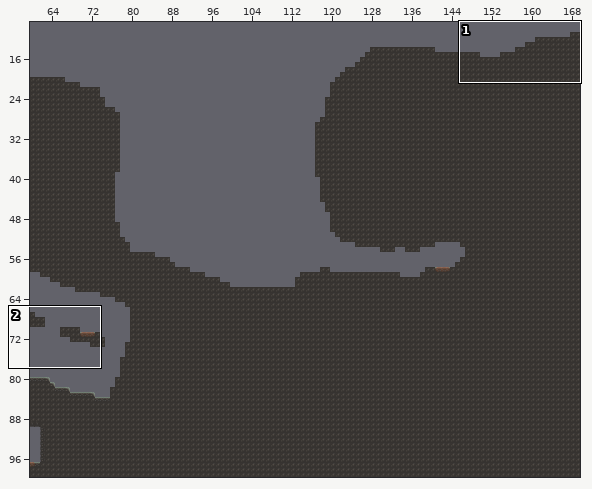
One commit to this Tiled map: Assets/Tilemaps/Doodles/final_levels/first_levers.tmx. The picture above shows the old version from afar; the outline marks the close-up.
Close-up. Earlier state:
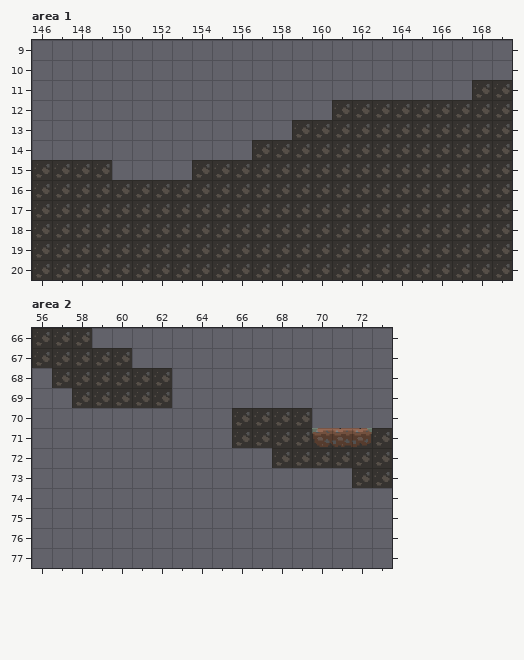
Cells are 32x32 px. Shown: area 1 x 146..169, y 9..20; area 2 x 56..73, y 66..77. The commit also changed other parts of the map, which this record leaves out.
The result:
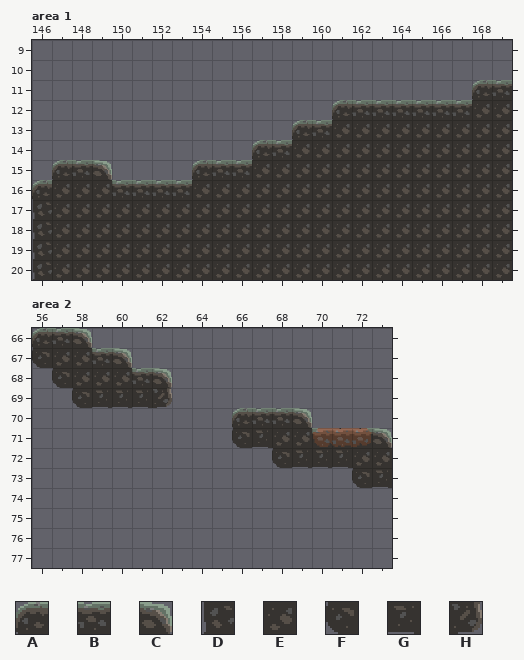
Key: from "tiles_16_with_vines": A 0, B 1, C 2, D 6, E 7, F 12, G 13, H 14.
_ is an empty cell.
Difference:
Layer "Tile Layer 1", area 1:
Tile E gives way to tile A in row 11 at x 168; in row 12 at x 161; in row 13 at x 159; in row 14 at x 157; in row 15 at x 147 and 154; in row 16 at x 146.
Tile E gives way to tile B in row 11 at x 169; in row 12 at x 162 to 167; in row 13 at x 160; in row 14 at x 158; in row 15 at x 148 and 155 to 156; in row 16 at x 150 to 153.
Tile E gives way to tile C in row 15 at x 149.
Tile E gives way to tile D in rows 17 to 20 at x 146.
The edit erases tile E in row 15 at x 146.
Layer "Tile Layer 1", area 2:
Tile E gives way to tile A in row 66 at x 56; in row 70 at x 66.
Tile E gives way to tile B in row 66 at x 57; in row 67 at x 59; in row 68 at x 61; in row 70 at x 67 to 68.
Tile E gives way to tile C in row 66 at x 58; in row 67 at x 60; in row 68 at x 62; in row 70 at x 69; in row 71 at x 73.
Tile E gives way to tile F in row 67 at x 56; in row 68 at x 57; in row 69 at x 58; in row 71 at x 66; in row 72 at x 68; in row 73 at x 72.
Tile E gives way to tile G in row 69 at x 59 to 61; in row 71 at x 67; in row 72 at x 69 to 71; in row 73 at x 73.
Tile E gives way to tile H in row 69 at x 62.
Pixel boxes of the changes (left, top, right, bottom) in both close-ups:
changed: (32, 80, 512, 280)
changed: (32, 328, 172, 408)
changed: (232, 408, 392, 488)
